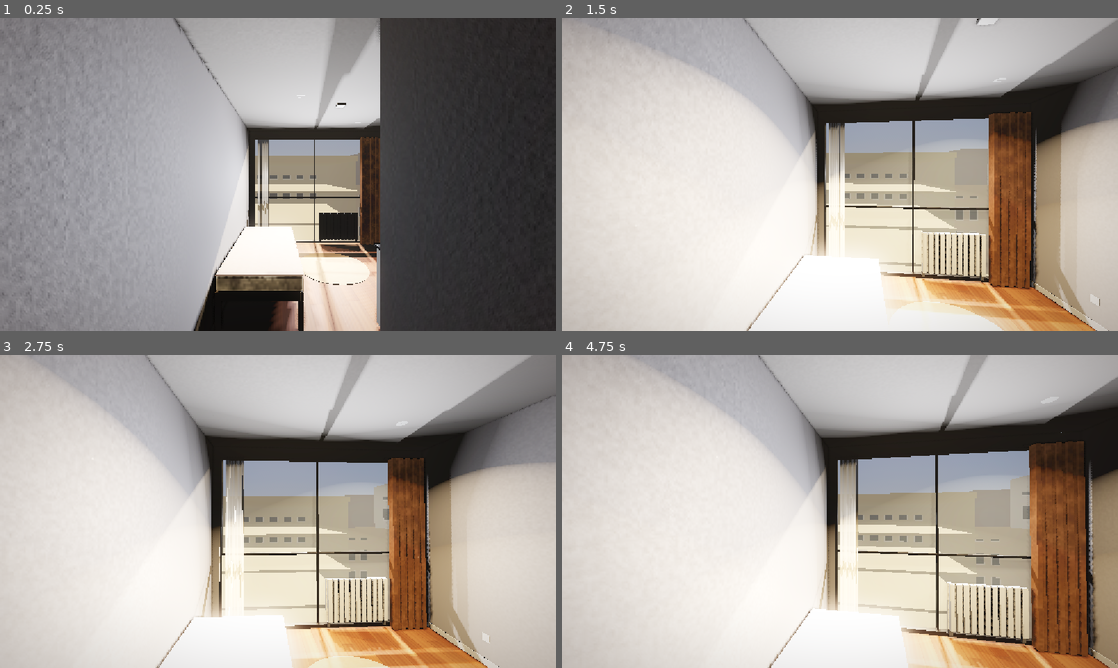
Above: before the commit, frames 1-4 (two rows, left to right).
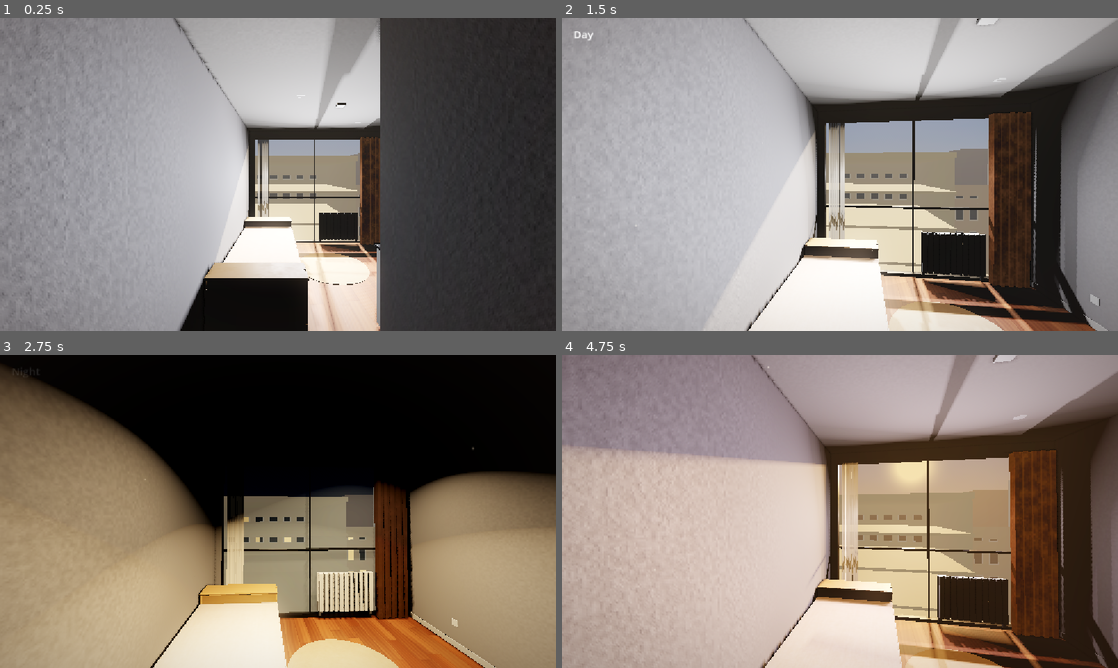
Above: after the commit, the same moments.

Repository: mertgurgenyatagi/NewRoomModel
Game: Godot game, scene res://main.tscn
Two runs of this game, one before a commit and one after it. Both use one fixed random seed, a clock stepped at 60 frames per second and the inputs below.
Inputs (mouse positions are in pixels of both pictures, inside the frame that each line leads up to):
- Up to frame 1 (0.25 s): no input
- Up to frame 2 (1.5 s): tap Enter at 0.5 s; move the mouse to (867, 174) at 0.52 s; hold W from 0.53 s (still down); tap L at 0.6 s; click (867, 174) at 0.67 s; tap Space at 0.77 s; tap 1 at 0.8, 1.35 s; move the mouse to (812, 174) at 1.27 s
- Up to frame 3 (2.75 s): keep holding W; tap Space at 1.52, 2 s; tap 2 at 1.55, 2.1 s; move the mouse to (289, 505) at 2.02 s; tap 3 at 2.3 s
- Up to frame 4 (4.75 s): keep holding W; move the mouse to (834, 517) at 2.77 s; tap 3 at 2.85 s; click (834, 517) at 2.92 s; tap Space at 3.02, 3.77, 4.52 s; tap L at 3.05, 3.6 s; move the mouse to (878, 514) at 3.52 s; tap 1 at 3.8, 4.35 s; tap Enter at 4.25 s; move the mouse to (795, 508) at 4.27 s; tap 2 at 4.55 s

The runs differ from the first frame. In frame 1, 2.6% of the frame differs, in the area x 31-56%, y 63-100%; in frame 2, 57%; in frame 3, 93%, in the area x 0-100%, y 0-100%; in frame 4, 90%.

Commit message:
Real frame and oak arm boxes for the daybed, day/sunset/night lighting modes
- add_daybed.py: the frame now follows the real one (white board on each side,
  short black metal legs), plus two identical oak arm boxes at the ends (30 x 90 x 70,
  box-joint corners, lift-off lid with a finger notch). The boxes are a placeholder
- lighting_modes.gd: day (as authored), an early golden sunset and a night with only
  the ceiling downlights; keys 1, 2 and 3 in main.gd. Each mode swaps in its own baked
  GI; bake_gi.gd bakes all three by default. The facade shader lights some windows at
  night and the lamp heads glow. Sunset and night values are estimates, never looked at
- PROJECT.md brought fully up to date; SEATING_HERO.md deleted, it served its purpose
- room.blend and room.glb rebuilt

Co-Authored-By: Claude Sonnet 5 <noreply@anthropic.com>

Diff:
--- /dev/null
+++ b/room-godot/lighting_modes.gd
@@ -0,0 +1,171 @@
+extends RefCounted
+## Lighting modes for the room, switched with the keys 1, 2 and 3 (see main.gd):
+##   day    the look the scene is authored with (late-afternoon sun, cool sky fill, electric lights off)
+##   sunset an early, golden pre-evening: a low warm sun, a peach horizon, warm haze. Not red, lights still off
+##   night  dark outside, no sun and no sky fill: only the three ceiling downlights, a few lit windows across the street
+## "day" is captured from the scene when setup() runs, so it always matches whatever main.tscn says. The other modes
+## are overrides on top of it. Each mode has its own baked VoxelGI (see tools/bake_gi.gd), swapped in with the mode.
+
+const MODES := ["day", "sunset", "night"]
+const LABELS := {"day": "Day", "sunset": "Sunset", "night": "Night"}
+
+const ENV_PROPS := [
+	"ambient_light_energy", "fog_light_color", "fog_density", "fog_sky_affect", "volumetric_fog_density",
+	"volumetric_fog_albedo", "glow_intensity", "glow_hdr_threshold", "adjustment_saturation",
+]
+const SKY_PROPS := ["sky_top_color", "sky_horizon_color", "sky_curve", "ground_bottom_color", "ground_horizon_color"]
+
+const PRESETS := {
+	"sunset": {
+		"env": {
+			"ambient_light_energy": 0.55,
+			"fog_light_color": Color(0.95, 0.76, 0.6),
+			"fog_density": 0.006,
+			"fog_sky_affect": 0.35,
+			"volumetric_fog_density": 0.010,
+			"volumetric_fog_albedo": Color(1.0, 0.86, 0.7),
+			"glow_intensity": 0.7,
+			"adjustment_saturation": 1.1,
+		},
+		"sky": {
+			"sky_top_color": Color(0.35, 0.5, 0.78),
+			"sky_horizon_color": Color(0.98, 0.74, 0.55),
+			"sky_curve": 0.25,
+			"ground_bottom_color": Color(0.28, 0.24, 0.22),
+			"ground_horizon_color": Color(0.75, 0.55, 0.42),
+		},
+		# About 13 degrees up (the day sun is about 33), golden and not red, a bit stronger in the haze so the beams glow.
+		"sun": {"color": Color(1.0, 0.76, 0.48), "energy": 1.9, "fog": 2.4, "from": Vector3(3.0, 4.6, -20.0)},
+		"fill": {"color": Color(0.9, 0.86, 0.95), "scale": 0.6},
+		"lights": false,
+		"night": 0.0,
+	},
+	"night": {
+		"env": {
+			"ambient_light_energy": 0.35,
+			"fog_light_color": Color(0.05, 0.06, 0.1),
+			"fog_density": 0.004,
+			"fog_sky_affect": 0.0,
+			"volumetric_fog_density": 0.004,
+			"volumetric_fog_albedo": Color(0.9, 0.85, 0.8),
+			"glow_intensity": 0.9,
+			"glow_hdr_threshold": 0.9,
+			"adjustment_saturation": 1.0,
+		},
+		"sky": {
+			"sky_top_color": Color(0.012, 0.02, 0.05),
+			"sky_horizon_color": Color(0.05, 0.065, 0.11),
+			"sky_curve": 0.15,
+			"ground_bottom_color": Color(0.01, 0.01, 0.015),
+			"ground_horizon_color": Color(0.05, 0.055, 0.08),
+		},
+		"sun_off": true,
+		"fill_off": true,
+		"lights": true,
+		"night": 1.0,
+	},
+}
+
+var mode := "day"
+
+var _env: Environment
+var _sky: ProceduralSkyMaterial
+var _sun: DirectionalLight3D
+var _fill: Array = []
+var _lights: Node3D
+var _gi: VoxelGI
+var _facades: Array = []
+var _lamps: Array = []
+var _lamp_glow: StandardMaterial3D
+
+var _day_env := {}
+var _day_sky := {}
+var _day_sun := {}
+var _day_fill: Array = []
+
+
+## Call at the end of main's _ready(), after the sun is placed and the facade materials exist.
+func setup(main: Node3D, facade_materials: Array) -> void:
+	_env = (main.get_node("WorldEnvironment") as WorldEnvironment).environment
+	_sky = _env.sky.sky_material as ProceduralSkyMaterial
+	_sun = main.get_node("Sun")
+	_lights = main.get_node("ElectricLights")
+	_gi = main.get_node("VoxelGI")
+	_facades = facade_materials
+	for c in main.get_node("SkyFill").get_children():
+		_fill.append(c)
+	for k in ENV_PROPS:
+		_day_env[k] = _env.get(k)
+	for k in SKY_PROPS:
+		_day_sky[k] = _sky.get(k)
+	_day_sun = {
+		"color": _sun.light_color, "energy": _sun.light_energy,
+		"fog": _sun.light_volumetric_fog_energy, "xform": _sun.global_transform,
+	}
+	for f in _fill:
+		_day_fill.append({"color": f.light_color, "energy": f.light_energy})
+	# The lamp heads on the far street glow at night.
+	_lamps = main.find_children("D_LampHead*", "MeshInstance3D", true, false)
+	_lamp_glow = StandardMaterial3D.new()
+	_lamp_glow.albedo_color = Color(0.2, 0.2, 0.2)
+	_lamp_glow.emission_enabled = true
+	_lamp_glow.emission = Color(1.0, 0.82, 0.5)
+	_lamp_glow.emission_energy_multiplier = 3.0
+
+
+func gi_path(m: String) -> String:
+	return "res://lighting/voxel_gi.res" if m == "day" else "res://lighting/voxel_gi_%s.res" % m
+
+
+func apply(m: String) -> void:
+	if not MODES.has(m):
+		return
+	mode = m
+	var p: Dictionary = PRESETS.get(m, {})
+
+	# 1. back to the authored day look
+	for k in _day_env:
+		_env.set(k, _day_env[k])
+	for k in _day_sky:
+		_sky.set(k, _day_sky[k])
+	_sun.visible = true
+	_sun.light_color = _day_sun["color"]
+	_sun.light_energy = _day_sun["energy"]
+	_sun.light_volumetric_fog_energy = _day_sun["fog"]
+	_sun.global_transform = _day_sun["xform"]
+	for i in _fill.size():
+		_fill[i].visible = true
+		_fill[i].light_color = _day_fill[i]["color"]
+		_fill[i].light_energy = _day_fill[i]["energy"]
+
+	# 2. this mode's overrides
+	for k in p.get("env", {}):
+		_env.set(k, p["env"][k])
+	for k in p.get("sky", {}):
+		_sky.set(k, p["sky"][k])
+	if p.has("sun"):
+		var s: Dictionary = p["sun"]
+		_sun.light_color = s["color"]
+		_sun.light_energy = s["energy"]
+		_sun.light_volumetric_fog_energy = s["fog"]
+		_sun.look_at_from_position(s["from"], Vector3.ZERO)
+	if p.get("sun_off", false):
+		_sun.visible = false
+	if p.has("fill"):
+		for i in _fill.size():
+			_fill[i].light_color = p["fill"]["color"]
+			_fill[i].light_energy = _day_fill[i]["energy"] * p["fill"]["scale"]
+	if p.get("fill_off", false):
+		for f in _fill:
+			f.visible = false
+
+	_lights.visible = p.get("lights", false)
+	for f in _facades:
+		f.set_shader_parameter("night", p.get("night", 0.0))
+	for l in _lamps:
+		(l as MeshInstance3D).material_override = _lamp_glow if m == "night" else null
+
+	# 3. the baked bounce light that belongs to this mode, if it has been baked
+	var path := gi_path(m)
+	if ResourceLoader.exists(path):
+		_gi.data = load(path)
--- a/room-godot/main.gd
+++ b/room-godot/main.gd
@@ -29,6 +29,9 @@
 @onready var lights: Node3D = $ElectricLights
 
 var _shared: Dictionary = {}
+var _facade_mats: Array = []
+var _lighting := preload("res://lighting_modes.gd").new()
+var _mode_label: Label
 
 
 func _ready() -> void:
@@ -48,6 +51,27 @@
 	# Baked indirect light, produced by tools/bake_gi.gd. The room still looks fine without it.
 	if ResourceLoader.exists(GI_DATA):
 		$VoxelGI.data = load(GI_DATA)
+	# Lighting modes: 1 = day (as authored above), 2 = sunset, 3 = night. Captures the day look, so call it last.
+	_lighting.setup(self, _facade_mats)
+	_mode_label = Label.new()
+	_mode_label.position = Vector2(24, 18)
+	_mode_label.add_theme_font_size_override("font_size", 22)
+	_mode_label.modulate.a = 0.0
+	$Screen.add_child(_mode_label)
+
+
+## Used by tools/bake_gi.gd, which bakes one GI file per mode.
+func lighting() -> RefCounted:
+	return _lighting
+
+
+func _set_mode(m: String) -> void:
+	_lighting.apply(m)
+	_mode_label.text = _lighting.LABELS[m]
+	_mode_label.modulate.a = 1.0
+	var tw := create_tween()
+	tw.tween_interval(1.4)
+	tw.tween_property(_mode_label, "modulate:a", 0.0, 0.6)
 
 
 func _shader_mat(path: String, params: Dictionary) -> ShaderMaterial:
@@ -85,7 +109,8 @@
 	_shared["Curtain"] = _shader_mat(satin, {"albedo": Color("4a3225"), "roughness": 0.95, "rough_var": 0.05, "sheen": 0.22, "weave": 0.3, "bump_strength": 0.0006, "specular": 0.15})
 	# Daybed: mattress ticking and the frame wood. The kilim is built in _build_kilim().
 	_shared["Mattress"] = _shader_mat(satin, {"albedo": Color("ddd7c9"), "roughness": 0.92, "rough_var": 0.05, "sheen": 0.18, "weave": 0.3, "bump_strength": 0.0004, "specular": 0.15})
-	_shared["BedFrameWood"] = _shader_mat(satin, {"albedo": Color("9c7a54"), "roughness": 0.55, "rough_var": 0.12, "clearcoat": 0.12})
+	_shared["ArmBoxOak"] = _shader_mat(satin, {"albedo": Color("c8975f"), "roughness": 0.55, "rough_var": 0.14, "clearcoat": 0.08, "bump_strength": 0.0004})
+	_shared["BedFrameWhite"] =_shader_mat(satin, {"albedo": Color("e6e4de"), "roughness": 0.45, "rough_var": 0.1, "clearcoat": 0.12})
 
 
 func _build_rug() -> void:
@@ -152,7 +177,7 @@
 
 func _facade_material(mesh_node: MeshInstance3D, cfg: Array) -> ShaderMaterial:
 	var box := mesh_node.global_transform * mesh_node.get_aabb()
-	return _shader_mat("res://shaders/facade.gdshader", {
+	var mat := _shader_mat("res://shaders/facade.gdshader", {
 		"wall_color": cfg[0],
 		"trim_color": cfg[1],
 		"pitch": cfg[2],
@@ -161,6 +186,8 @@
 		"x_max": box.end.x,
 		"top_y": box.end.y,
 	})
+	_facade_mats.append(mat)  # the lighting modes light some windows at night
+	return mat
 
 
 func _skip_collision(node_name: String) -> bool:
@@ -171,5 +198,13 @@
 
 
 func _unhandled_input(event: InputEvent) -> void:
-	if event is InputEventKey and event.pressed and not event.echo and event.keycode == KEY_L:
-		lights.visible = not lights.visible
+	if event is InputEventKey and event.pressed and not event.echo:
+		match event.keycode:
+			KEY_L:
+				lights.visible = not lights.visible
+			KEY_1:
+				_set_mode("day")
+			KEY_2:
+				_set_mode("sunset")
+			KEY_3:
+				_set_mode("night")
--- a/room-godot/shaders/facade.gdshader
+++ b/room-godot/shaders/facade.gdshader
@@ -12,6 +12,14 @@
 uniform float x_min = -1000.0;
 uniform float x_max = 1000.0;
 uniform float top_y = 1000.0;
+uniform float night = 0.0;                  // 0 = day, 1 = night: at night some windows glow (set by lighting_modes.gd)
+uniform vec3 lit_color : source_color = vec3(1.0, 0.78, 0.45);
+
+float hash21(vec2 p) {
+	p = fract(p * vec2(123.34, 456.21));
+	p += dot(p, p + 45.32);
+	return fract(p.x * p.y);
+}
 
 varying vec3 wpos;
 varying vec3 wnorm;
@@ -26,6 +34,7 @@
 	float rough = 0.85;
 	float metal = 0.0;
 	float spec = 0.5;
+	vec3 emit = vec3(0.0);
 
 	if (abs(wnorm.z) > 0.5) {
 		float y = wpos.y - y0;
@@ -45,7 +54,12 @@
 		rough = mix(0.85, 0.05, win);
 		spec = mix(0.5, 1.0, win);
 		metal = win * 0.0;
+		// At night about a third of the windows are lit, chosen by a hash of the window's grid cell.
+		vec2 cell_id = ground ? vec2(floor((wpos.x - x_min - 1.0) / cell.x), -1.0) : floor(vec2(p.x / cell.x, p.y / cell.y));
+		float lit = step(0.66, hash21(cell_id + vec2(floor(wpos.x * 0.001), 7.0)));
+		emit = lit_color * (1.0 + 0.5 * hash21(cell_id + 3.0)) * lit * win * night;
 	}
+	EMISSION = emit;
 	ALBEDO = col;
 	ROUGHNESS = rough;
 	METALLIC = metal;
--- a/room-godot/tools/bake_gi.gd
+++ b/room-godot/tools/bake_gi.gd
@@ -1,7 +1,9 @@
 extends SceneTree
-## Bakes the VoxelGI in main.tscn and saves it to res://lighting/voxel_gi.res.
+## Bakes the VoxelGI in main.tscn, once per lighting mode, and saves each to res://lighting/ (voxel_gi.res for day,
+## voxel_gi_sunset.res, voxel_gi_night.res). Every mode is baked with its own sun, sky and lights.
 ## Run windowed (not --headless) from the repo root:
 ##   Godot_v4.7.2-stable_win64_console.exe --path room-godot -s res://tools/bake_gi.gd
+## To bake only some modes, add them after "--":  ... -s res://tools/bake_gi.gd -- sunset night
 
 
 func _init() -> void:
@@ -10,16 +12,25 @@
 	# Let _ready() run (materials, collision) and the frame settle before voxelising.
 	await process_frame
 	await process_frame
-	var gi: VoxelGI = main.get_node("VoxelGI")
-	gi.data = null
-	print("BAKE start")
-	gi.bake(main, false)
-	print("BAKE done, data: ", gi.data)
-	if gi.data == null:
-		printerr("BAKE failed: no data")
-		quit(1)
-		return
+	var lighting = main.lighting()
+	var modes: Array = Array(OS.get_cmdline_user_args())
+	if modes.is_empty():
+		modes = lighting.MODES.duplicate()
 	DirAccess.make_dir_recursive_absolute("res://lighting")
-	var err := ResourceSaver.save(gi.data, "res://lighting/voxel_gi.res")
-	print("SAVE result: ", err)
-	quit(0 if err == OK else 1)
+	var failed := false
+	for m in modes:
+		lighting.apply(m)
+		await process_frame
+		await process_frame
+		var gi: VoxelGI = main.get_node("VoxelGI")
+		gi.data = null
+		print("BAKE start: ", m)
+		gi.bake(main, false)
+		if gi.data == null:
+			printerr("BAKE failed: no data for ", m)
+			failed = true
+			continue
+		var err := ResourceSaver.save(gi.data, lighting.gi_path(m))
+		print("BAKE done: ", m, ", save result: ", err)
+		failed = failed or err != OK
+	quit(1 if failed else 0)
Binary file changed: room-godot/assets/room.glb
Not shown, added: room-godot/lighting_modes.gd.uid
Not shown, changed: PROJECT.md
Not shown, removed: SEATING_HERO.md
Not shown, changed: room.blend
Not shown, changed: tools/add_daybed.py
